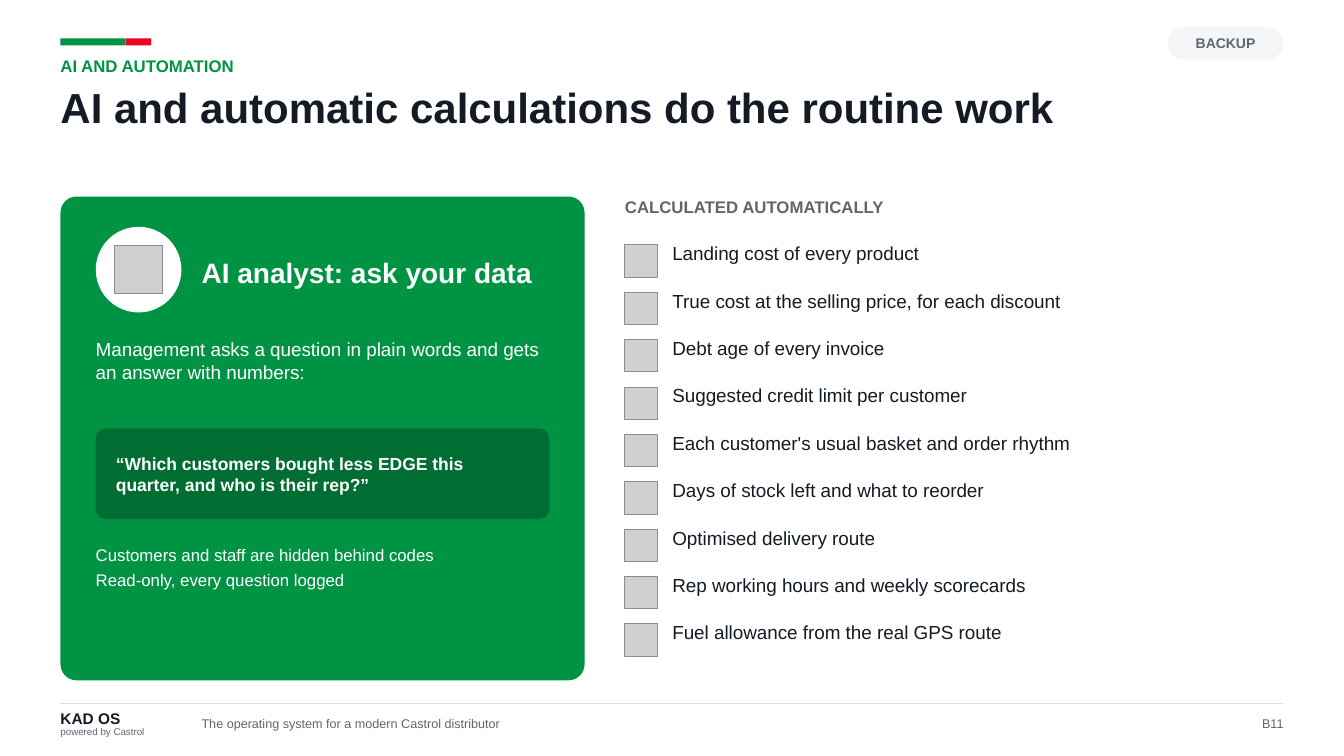
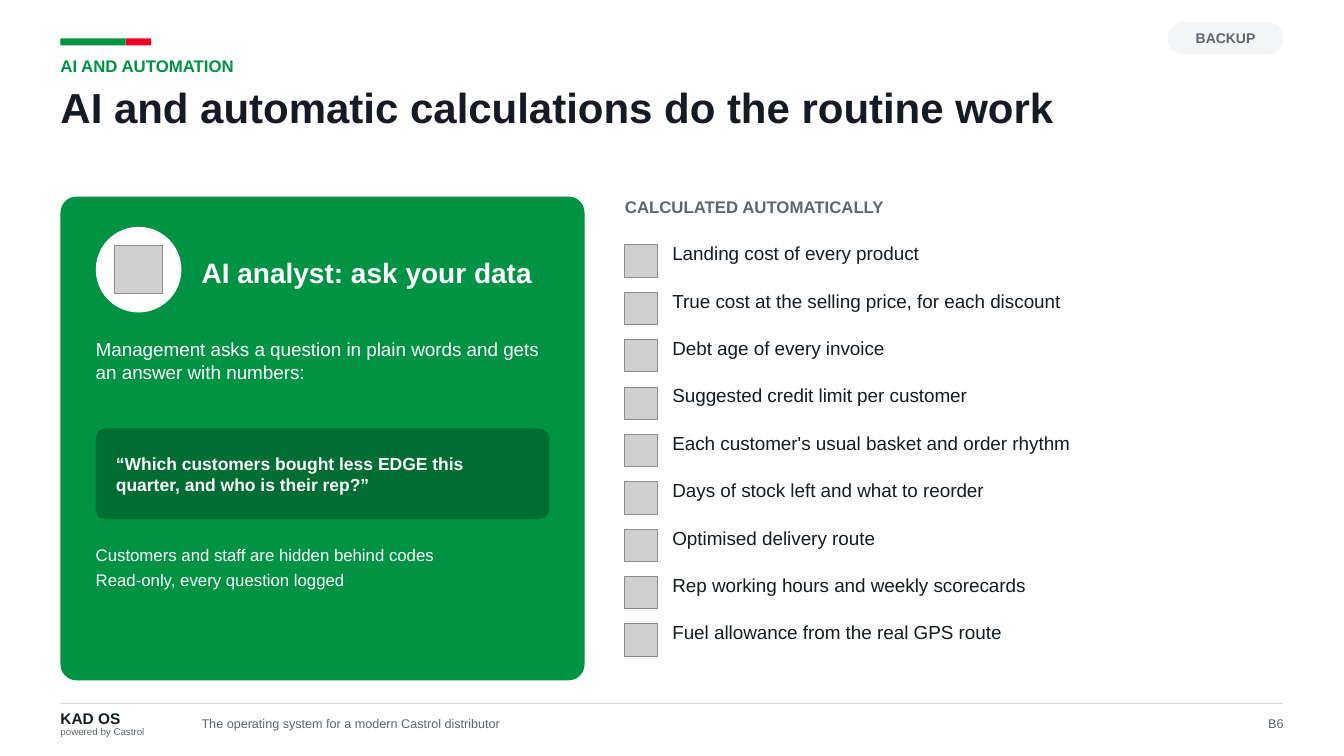
Before and after one commit to kdavtian/SalesManagerVisits, a slide deck: slide 24 of docs/castrol-global/KAD_OS_Castrol_Teams.pptx (slide 42 before the commit). Drawn at 1344x756 pixels with LibreOffice and Linux fonts; fonts in the diff are those of the drawing; grey boxes stand for pictures. Boxes give left, top, right and bottom in pixels: in the first picture for what was removed or moved away, otherwise in the second. Text is boxed around its words. In the diff, an @@ line names an element or a change of style, - is before the commit and + after.

```diff
--- a/docs/castrol-global/KAD_OS_Castrol_Teams.pptx
+++ b/docs/castrol-global/KAD_OS_Castrol_Teams.pptx
@@ text "BACKUP": place and size @@
-text "BACKUP" at box(1196, 38, 1256, 48)
+text "BACKUP" at box(1196, 33, 1256, 43)
@@ rounded rectangle: place and size @@
-rounded rectangle at box(1168, 27, 1284, 59)
+rounded rectangle at box(1168, 22, 1284, 54)
@@ text at box(1268, 719, 1283, 728): text changed @@
-B11
+B6
```
Also in this commit, not shown: 22 other slides changed, 1 slide added, 19 slides removed, 6 other files.
